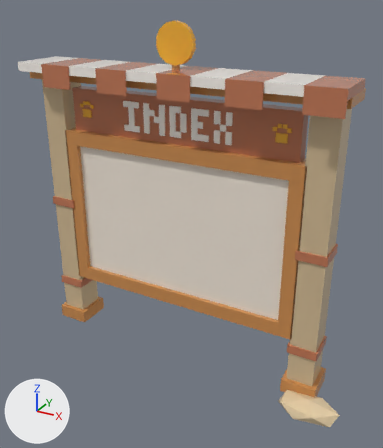
The glTF model assets/cat-cafe/exports/CatCafe_Desert_IndexBoard.glb: old version first, new version second.
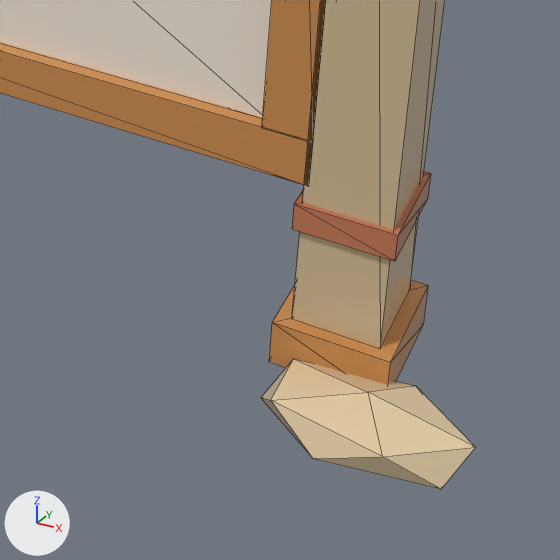
Each version is shown whole from a 50 mm camera at (8.64, -14.81, 12.71) aimed at (0.66, -0.3, 5.45), then close up on the part from 53% to 95% of the width and 64% to 100% of the height. The axes (+X, +Y, +Z) are drawn at lower left. The lights are the same throughout. The last two pictures show the newer version. The close-ups show mesh edges as thin lines. Vertices at exactly the same position are counted once.

The first close-up shows 'CatCafe_Desert_IndexBoard', 'CatCafe_Desert_IndexBoard_Screen'.
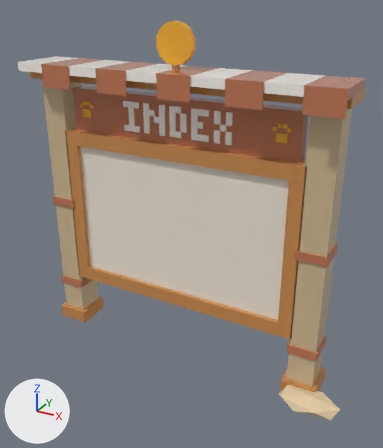
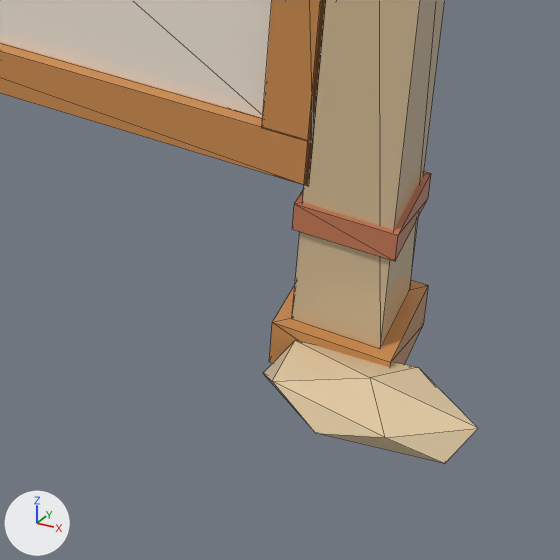
What differs and where, as boxes [x1, y1, x2, y2] in the close-ups (560 x 560 px; the box of a moved part takes in the faces that stretch with it):
'CatCafe_Desert_IndexBoard', reshaped
    before: [0, 0, 475, 489]
    after: [0, 0, 478, 463]
part 1 of me_catcafe_desert_indexboard, moved or reshaped
    before: [261, 359, 475, 489]
    after: [263, 340, 478, 463]

What changed in the scene script:
```text
Change me_catcafe_desert_indexboard:
    used by ob_catcafe_desert_indexboard; location = (0.0, 0.0, 0.0)
    remove me_catcafe_desert_indexboard.from_pydata(...)  # 528 vertices, 962 faces; spans x -5.6..6.45, y -1.44..0.9, z -0.36..11.9
    add me_catcafe_desert_indexboard.from_pydata(...)  # 528 vertices, 962 faces; spans x -5.6..6.45, y -1.44..0.9, z 0.0..11.9
    me_catcafe_desert_indexboard part 1: the loose piece of 12 vertices spanning x 4.35..6.45, y -1.44..-0.36, z -0.36..0.36 is scaled about its middle by (1, 1, 0.75), then moved by (0.0, 0.0, 0.27)
```
